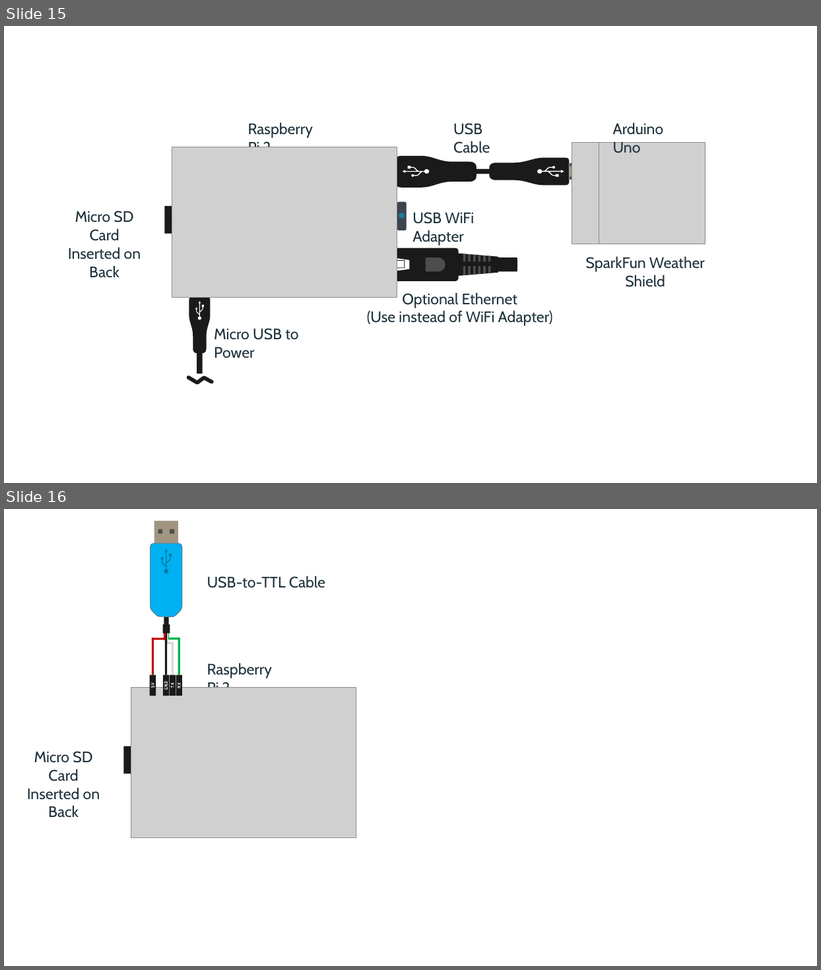
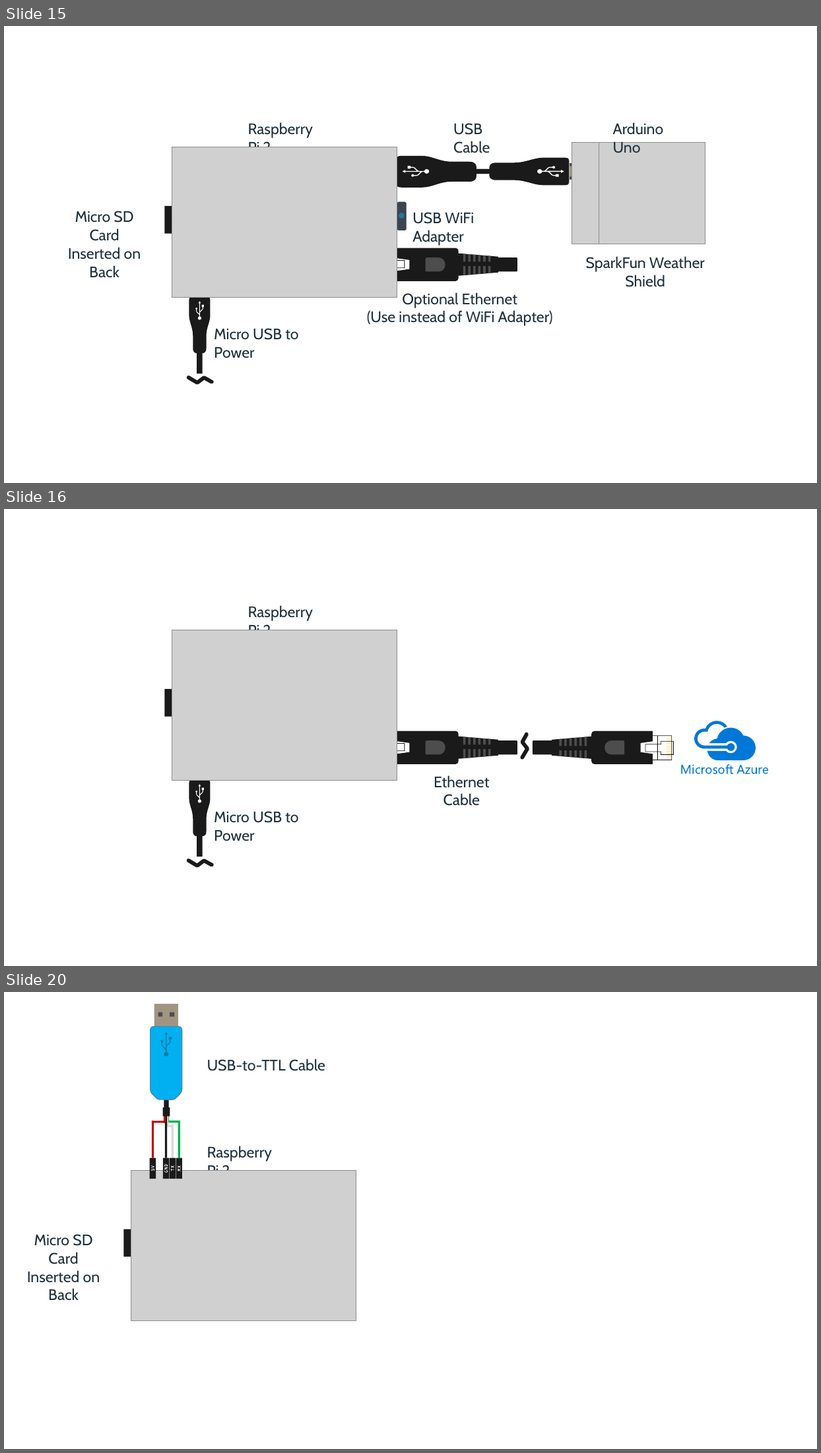
Before and after one commit to zebular13/connectthedots, a slide deck: HOLs/images/SolutionArchitecture/SolutionArchitecture.pptx. Shown one above the other, each under a label of ours: slides 15 and 16 before the commit, slides 15, 16 and 20 after it; the slides between them are not shown. The pictures are 821x970 and 821x1453 pixels, drawn with LibreOffice and Linux fonts; fonts in the diff are those of the drawing; grey boxes stand for pictures. Boxes give left, top, right and bottom in pixels: in the first picture for what was removed or moved away, otherwise in the second. Text is boxed around its words. In the diff, an @@ line names an element or a change of style, - is before the commit and + after.

```diff
--- a/HOLs/images/SolutionArchitecture/SolutionArchitecture.pptx
+++ b/HOLs/images/SolutionArchitecture/SolutionArchitecture.pptx
@@ slide 16 added at bbox=[4, 509, 817, 966], background #FFFFFF @@
@@ text added at bbox=[248, 605, 313, 630], 18 pt, text #1E313B @@
+Raspberry Pi 2
@@ picture added at bbox=[172, 630, 397, 780] @@
@@ freeform shape added at bbox=[164, 689, 203, 717], fill #1A1A1A @@
@@ freeform shape added at bbox=[694, 722, 756, 761], fill #0078D7 @@
@@ group added at bbox=[376, 731, 517, 764]: 5 freeform shapes @@
@@ freeform shape added at bbox=[522, 735, 527, 758], outline #1A1A1A 4.5 pt @@
@@ group added at bbox=[533, 731, 674, 764]: 6 freeform shapes @@
@@ freeform shape added at bbox=[682, 764, 769, 774], fill #0078D7 @@
@@ text added at bbox=[434, 776, 489, 806], 18 pt, text #1E313B @@
+Ethernet Cable
@@ text added at bbox=[214, 811, 298, 842], 18 pt, text #1E313B @@
+Micro USB to Power
@@ group added at bbox=[189, 768, 211, 857]: 3 freeform shapes, 1 rectangle @@
@@ freeform shape added at bbox=[189, 861, 212, 867], outline #1A1A1A 4.5 pt @@
@@ what was slide 16 is now slide 20 @@
```
Also in this commit, not shown: 3 other slides added, 25 other files.
